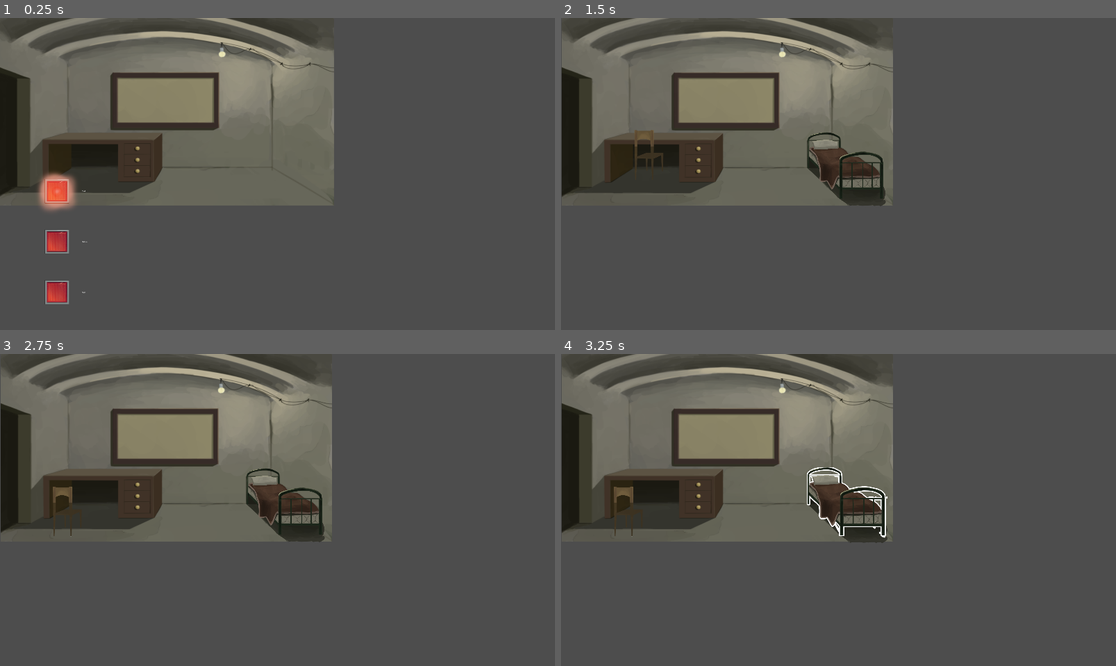
Above: before the commit, frames 1-4 (two rows, left to right).
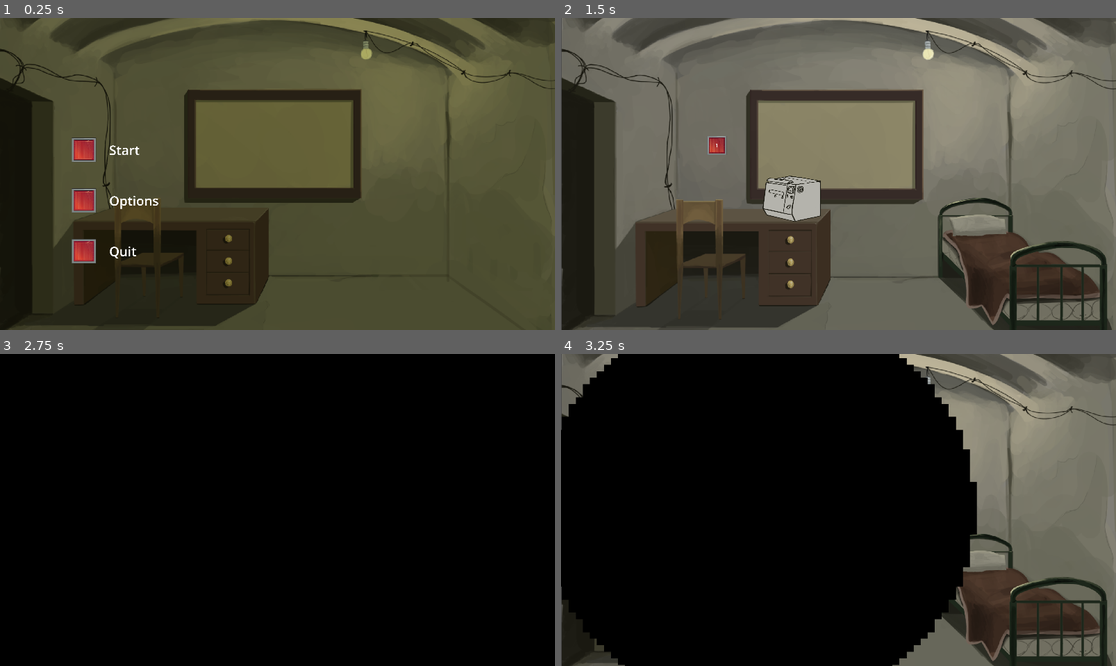
Above: after the commit, the same moments.

Repository: NiskashY/Incident
Game: Godot game, scene res://scenes/Menu/menu.tscn
Same seed, same stepped clock (60 frames per second), same inputs: the game is played once before the commit and once after it. The engine's default icon, where the game draws it, is replaced by a stand-in: a white triangle on a blue panel in a dark square.
Inputs (mouse positions are in pixels of both pictures, inside the frame that each line leads up to; where the layout moved, square brackets give the same spot in the first picture):
- Up to frame 1 (0.25 s): no input
- Up to frame 2 (1.5 s): click (644, 202) [616, 242] at 0.5 s; click (644, 149) [616, 189] at 1.25 s
- Up to frame 3 (2.75 s): click (466, 616) [88, 491] at 2 s
- Up to frame 4 (3.25 s): click (1027, 616) [849, 503] at 2.75 s

The runs differ from the first frame. In frame 1, 84% of the frame differs, in the area x 0-100%, y 0-100%; in frame 2, 77%; in frame 3, 100%; in frame 4, 96%.

Commit message:
[ADD] fax, day skipping

Diff:
--- a/project.godot
+++ b/project.godot
@@ -29,7 +29,13 @@
 "events": [Object(InputEventMouseButton,"resource_local_to_scene":false,"resource_name":"","device":-1,"window_id":0,"a …(258 unchanged characters)…
 ]
 }
+ESC={
+"deadzone": 0.5,
+"events": [Object(InputEventKey,"resource_local_to_scene":false,"resource_name":"","device":-1,"window_id":0,"alt_pressed":false,"shift_pressed":false,"ctrl_pressed":false,"meta_pressed":false,"pressed":false,"keycode":0,"physical_keycode":4194305,"key_label":0,"unicode":0,"echo":false,"script":null)
+]
+}
 
 [rendering]
 
+textures/canvas_textures/default_texture_filter=0
 renderer/rendering_method="mobile"
--- /dev/null
+++ b/scenes/Attributes/bed.gd
@@ -0,0 +1,6 @@
+extends TextureButton
+
+signal day_passed
+
+func _on_pressed():
+	emit_signal("day_passed")
--- a/scenes/Attributes/bed.tscn
+++ b/scenes/Attributes/bed.tscn
@@ -1,7 +1,8 @@
-[gd_scene load_steps=3 format=3 uid="uid://r8jege1d34jn"]
+[gd_scene load_steps=4 format=3 uid="uid://r8jege1d34jn"]
 
 [ext_resource type="Texture2D" uid="uid://fsynf6em3v8u" path="res://art/bed.png" id="1_xwbr7"]
 [ext_resource type="Texture2D" uid="uid://cajuh8e5u7g1p" path="res://art/bed-outlining.png" id="2_01m6j"]
+[ext_resource type="Script" path="res://scenes/Attributes/bed.gd" id="3_84xtk"]
 
 [node name="Bed" type="TextureButton"]
 offset_left = 364.0
@@ -11,3 +12,6 @@
 scale = Vector2(0.5, 0.5)
 texture_normal = ExtResource("1_xwbr7")
 texture_hover = ExtResource("2_01m6j")
+script = ExtResource("3_84xtk")
+
+[connection signal="pressed" from="." to="." method="_on_pressed"]
--- /dev/null
+++ b/scenes/Attributes/fax.gd
@@ -0,0 +1,41 @@
+extends Node2D
+
+var is_mouse_in_area: bool = false
+var is_fax_printing: bool = false
+
+
+func _ready():
+	$AnimatedSprite2D.play("idle")
+
+
+func _on_area_2d_mouse_entered():
+	if !is_fax_printing:
+		$AnimatedSprite2D.play("hover")
+	is_mouse_in_area = true
+
+
+func _on_area_2d_mouse_exited():
+	if !is_fax_printing:
+		$AnimatedSprite2D.play("idle")
+	is_mouse_in_area = false
+
+
+func print_documents():
+	$AnimatedSprite2D.play("printing")
+	is_fax_printing = true
+	$AnimatedSprite2D.connect("animation_finished", _on_fax_printing_animation_end)
+
+
+func _process(_delta):
+	if is_mouse_in_area && !is_fax_printing:
+		if Input.is_action_pressed("LMB"):
+			print_documents()
+			print("printing")
+
+
+
+func _on_fax_printing_animation_end():
+	is_fax_printing = false
+	$AnimatedSprite2D.disconnect("animation_finished", _on_fax_printing_animation_end)
+	if !is_mouse_in_area:
+		_on_area_2d_mouse_exited()
--- /dev/null
+++ b/scenes/Attributes/fax.tscn
@@ -0,0 +1,66 @@
+[gd_scene load_steps=6 format=3 uid="uid://cucoyyyraqa0h"]
+
+[ext_resource type="Script" path="res://scenes/Attributes/fax.gd" id="1_5vgwj"]
+[ext_resource type="Texture2D" uid="uid://dpkeywelpa2r4" path="res://art/fax.png" id="1_gyhs2"]
+[ext_resource type="Texture2D" uid="uid://bmhsrl1olvk76" path="res://art/fax-outlining.png" id="2_f7ak4"]
+
+[sub_resource type="SpriteFrames" id="SpriteFrames_8us14"]
+animations = [{
+"frames": [{
+"duration": 1.0,
+"texture": ExtResource("2_f7ak4")
+}],
+"loop": false,
+"name": &"hover",
+"speed": 5.0
+}, {
+"frames": [{
+"duration": 1.0,
+"texture": ExtResource("1_gyhs2")
+}],
+"loop": false,
+"name": &"idle",
+"speed": 5.0
+}, {
+"frames": [{
+"duration": 1.0,
+"texture": ExtResource("1_gyhs2")
+}, {
+"duration": 1.0,
+"texture": ExtResource("2_f7ak4")
+}, {
+"duration": 1.0,
+"texture": ExtResource("1_gyhs2")
+}, {
+"duration": 1.0,
+"texture": ExtResource("2_f7ak4")
+}, {
+"duration": 1.0,
+"texture": ExtResource("1_gyhs2")
+}, {
+"duration": 1.0,
+"texture": ExtResource("2_f7ak4")
+}],
+"loop": false,
+"name": &"printing",
+"speed": 5.0
+}]
+
+[sub_resource type="RectangleShape2D" id="RectangleShape2D_p7k2w"]
+size = Vector2(503, 396)
+
+[node name="Fax" type="Node2D"]
+script = ExtResource("1_5vgwj")
+
+[node name="AnimatedSprite2D" type="AnimatedSprite2D" parent="."]
+sprite_frames = SubResource("SpriteFrames_8us14")
+animation = &"printing"
+
+[node name="Area2D" type="Area2D" parent="."]
+
+[node name="CollisionShape2D" type="CollisionShape2D" parent="Area2D"]
+position = Vector2(-1.5, -2)
+shape = SubResource("RectangleShape2D_p7k2w")
+
+[connection signal="mouse_entered" from="Area2D" to="." method="_on_area_2d_mouse_entered"]
+[connection signal="mouse_exited" from="Area2D" to="." method="_on_area_2d_mouse_exited"]
--- /dev/null
+++ b/scenes/Calendar.gd
@@ -0,0 +1,15 @@
+extends Node2D
+
+signal end_of_month
+
+@onready var date_counter_label: Label = $Label
+var date_counter: int = 1
+const MAX_DATE_COUNTER: int = 31
+
+func _on_bed_day_passed():
+	date_counter += 1
+	if date_counter > MAX_DATE_COUNTER:
+		emit_signal("end_of_month")
+	date_counter_label.text = str(date_counter)
+	$"../CanvasLayer/Transitions".set_next_animation(true)
+	$"../CanvasLayer/Transitions".set_next_animation(false)
--- a/scenes/Menu/menu.gd
+++ b/scenes/Menu/menu.gd
@@ -1,7 +1,9 @@
 extends Control
 
+var is_focus_exist: bool = false
+
 func _ready():
-	$VBoxContainer/StartLayout/StartButton.grab_focus()
+	pass
 
 
 func _on_start_button_pressed():
@@ -15,3 +17,14 @@
 
 func _on_quit_button_pressed():
 	get_tree().quit()
+
+
+func _process(_delta):
+	if !is_focus_exist && (Input.is_action_pressed("ui_up") || \
+	   Input.is_action_pressed("ui_down")):
+		$VBoxContainer/StartLayout/StartButton.grab_focus()
+		is_focus_exist = true
+	elif is_focus_exist && Input.is_action_pressed("ESC"):
+		$VBoxContainer/StartLayout/StartButton.grab_focus()
+		$VBoxContainer/StartLayout/StartButton.release_focus()
+		is_focus_exist = false
--- a/scenes/Menu/menu.tscn
+++ b/scenes/Menu/menu.tscn
@@ -22,11 +22,12 @@
 script = ExtResource("1_tos7c")
 
 [node name="TextureRect" type="TextureRect" parent="."]
+modulate = Color(0.729087, 0.738641, 0.538876, 1)
 layout_mode = 0
 offset_left = -77.0
 offset_top = -26.0
-offset_right = 1080.0
-offset_bottom = 623.0
+offset_right = 1845.0
+offset_bottom = 1054.0
 texture = ExtResource("2_y5vfa")
 
 [node name="VBoxContainer" type="VBoxContainer" parent="."]
@@ -34,10 +35,10 @@
 anchors_preset = 2
 anchor_top = 1.0
 anchor_bottom = 1.0
-offset_left = 36.0
-offset_top = -594.0
-offset_right = 1463.0
-offset_bottom = 1154.0
+offset_left = 129.0
+offset_top = -736.0
+offset_right = 1556.0
+offset_bottom = 1012.0
 grow_vertical = 0
 scale = Vector2(0.3, 0.3)
 
@@ -49,6 +50,7 @@
 
 [node name="Label" type="Label" parent="VBoxContainer/StartLayout"]
 layout_mode = 2
+theme_override_font_sizes/font_size = 150
 text = "Start"
 
 [node name="OptionsLayout" type="HBoxContainer" parent="VBoxContainer"]
@@ -59,6 +61,7 @@
 
 [node name="Label" type="Label" parent="VBoxContainer/OptionsLayout"]
 layout_mode = 2
+theme_override_font_sizes/font_size = 150
 text = "Options"
 
 [node name="QuitLayout" type="HBoxContainer" parent="VBoxContainer"]
@@ -69,6 +72,7 @@
 
 [node name="Label" type="Label" parent="VBoxContainer/QuitLayout"]
 layout_mode = 2
+theme_override_font_sizes/font_size = 150
 text = "Quit"
 
 [connection signal="pressed" from="VBoxContainer/StartLayout/StartButton" to="." method="_on_start_button_pressed"]
--- /dev/null
+++ b/scenes/UI/transitions.gd
@@ -0,0 +1,12 @@
+extends Control
+
+class_name Transitioner
+
+func _ready():
+	$TextureRect.visible = false
+
+func set_next_animation(fading_out: bool):
+	if fading_out:
+		$AnimationPlayer.queue("fade_out")
+	else:
+		$AnimationPlayer.queue("fade_in")
--- /dev/null
+++ b/scenes/UI/transitions.tscn
@@ -0,0 +1,100 @@
+[gd_scene load_steps=7 format=3 uid="uid://dbdxerlb3rlht"]
+
+[ext_resource type="Script" path="res://scenes/UI/transitions.gd" id="1_yvg6n"]
+
+[sub_resource type="Gradient" id="Gradient_uf26s"]
+interpolation_mode = 1
+offsets = PackedFloat32Array(0, 0.690909, 1)
+colors = PackedColorArray(0, 0, 0, 1, 0.776471, 0.776471, 0.776471, 0, 1, 1, 1, 0)
+
+[sub_resource type="GradientTexture2D" id="GradientTexture2D_70l0u"]
+gradient = SubResource("Gradient_uf26s")
+fill = 1
+fill_from = Vector2(0.5, 0.5)
+metadata/_snap_enabled = true
+
+[sub_resource type="Animation" id="Animation_jmht6"]
+resource_name = "fade_out"
+tracks/0/type = "value"
+tracks/0/imported = false
+tracks/0/enabled = true
+tracks/0/path = NodePath("TextureRect:scale")
+tracks/0/interp = 1
+tracks/0/loop_wrap = true
+tracks/0/keys = {
+"times": PackedFloat32Array(0, 0.6),
+"transitions": PackedFloat32Array(1, 1),
+"update": 0,
+"values": [Vector2(0.1, 0.1), Vector2(50, 50)]
+}
+tracks/1/type = "value"
+tracks/1/imported = false
+tracks/1/enabled = true
+tracks/1/path = NodePath("TextureRect:visible")
+tracks/1/interp = 1
+tracks/1/loop_wrap = true
+tracks/1/keys = {
+"times": PackedFloat32Array(0),
+"transitions": PackedFloat32Array(1),
+"update": 1,
+"values": [true]
+}
+
+[sub_resource type="Animation" id="Animation_eufaw"]
+resource_name = "fade_in"
+tracks/0/type = "value"
+tracks/0/imported = false
+tracks/0/enabled = true
+tracks/0/path = NodePath("TextureRect:scale")
+tracks/0/interp = 1
+tracks/0/loop_wrap = true
+tracks/0/keys = {
+"times": PackedFloat32Array(0, 0.6),
+"transitions": PackedFloat32Array(1, 1),
+"update": 0,
+"values": [Vector2(25, 25), Vector2(0.1, 0.1)]
+}
+tracks/1/type = "value"
+tracks/1/imported = false
+tracks/1/enabled = true
+tracks/1/path = NodePath("TextureRect:visible")
+tracks/1/interp = 1
+tracks/1/loop_wrap = true
+tracks/1/keys = {
+"times": PackedFloat32Array(0, 0.6),
+"transitions": PackedFloat32Array(1, 1),
+"update": 1,
+"values": [true, false]
+}
+
+[sub_resource type="AnimationLibrary" id="AnimationLibrary_h8u7w"]
+_data = {
+"fade_in": SubResource("Animation_eufaw"),
+"fade_out": SubResource("Animation_jmht6")
+}
+
+[node name="Transitions" type="Control"]
+layout_mode = 3
+anchors_preset = 15
+anchor_right = 1.0
+anchor_bottom = 1.0
+offset_right = -1533.0
+offset_bottom = -849.0
+grow_horizontal = 2
+grow_vertical = 2
+script = ExtResource("1_yvg6n")
+
+[node name="TextureRect" type="TextureRect" parent="."]
+layout_mode = 0
+offset_left = -33.0
+offset_top = -33.0
+offset_right = 50.0
+offset_bottom = 44.0
+scale = Vector2(37.2662, 37.2662)
+pivot_offset = Vector2(32, 32)
+texture = SubResource("GradientTexture2D_70l0u")
+
+[node name="AnimationPlayer" type="AnimationPlayer" parent="."]
+libraries = {
+"": SubResource("AnimationLibrary_h8u7w")
+}
--- a/scenes/main_scene.gd
+++ b/scenes/main_scene.gd
@@ -2,8 +2,13 @@
 
 var is_mouse_in_change_scene_area: bool = false
 
+# --------------------MAIN FUNCTIONS----------------
+func _process(_delta):
+	if is_mouse_in_change_scene_area:
+		if Input.is_action_pressed("LMB"):
+			get_tree().quit()
 
-# ------------SIGNALS---------------
+# --------------------SIGNALS------------------------
 func _on_area_change_scene_mouse_entered():
 	is_mouse_in_change_scene_area = true
 
@@ -11,7 +16,6 @@
 func _on_area_change_scene_mouse_exited():
 	is_mouse_in_change_scene_area = false
 
-func _process(_delta):
-	if is_mouse_in_change_scene_area:
-		if Input.is_action_pressed("LMB"):
-			get_tree().quit()
+
+func _on_calendar_end_of_month():
+	get_tree().quit()
--- a/scenes/main_scene.tscn
+++ b/scenes/main_scene.tscn
@@ -1,41 +1,71 @@
-[gd_scene load_steps=6 format=3 uid="uid://cv6ovqw6vjaff"]
+[gd_scene load_steps=9 format=3 uid="uid://cv6ovqw6vjaff"]
 
 [ext_resource type="Script" path="res://scenes/main_scene.gd" id="1_7if0o"]
 [ext_resource type="Texture2D" uid="uid://506axnpkyp41" path="res://art/main-room.png" id="1_wxxrf"]
-[ext_resource type="PackedScene" uid="uid://cvj8iwng8uk5e" path="res://scenes/Attributes/chair.tscn" id="2_xtefi"]
+[ext_resource type="Script" path="res://scenes/Calendar.gd" id="4_625wo"]
 [ext_resource type="PackedScene" uid="uid://r8jege1d34jn" path="res://scenes/Attributes/bed.tscn" id="4_cj0fa"]
+[ext_resource type="PackedScene" uid="uid://cucoyyyraqa0h" path="res://scenes/Attributes/fax.tscn" id="4_of3w6"]
+[ext_resource type="Texture2D" uid="uid://bsal1t3tw6j7l" path="res://art/button-dark.png" id="4_y40k5"]
+[ext_resource type="PackedScene" uid="uid://dbdxerlb3rlht" path="res://scenes/UI/transitions.tscn" id="6_20uwh"]
 
 [sub_resource type="RectangleShape2D" id="RectangleShape2D_pu2xy"]
-size = Vector2(109, 422)
+size = Vector2(138, 761)
 
 [node name="MainRoom" type="Node2D"]
 script = ExtResource("1_7if0o")
 metadata/_edit_horizontal_guides_ = []
 
 [node name="TextureRect" type="TextureRect" parent="."]
+texture_filter = 1
 offset_left = 2.0
-offset_right = 1149.0
-offset_bottom = 650.0
+offset_right = 1166.0
+offset_bottom = 658.0
+scale = Vector2(1.65, 1.65)
 texture = ExtResource("1_wxxrf")
 
-[node name="Chair" parent="." instance=ExtResource("2_xtefi")]
-offset_left = 243.0
-offset_top = 388.0
-offset_right = 638.0
-offset_bottom = 968.0
-
 [node name="Bed" parent="." instance=ExtResource("4_cj0fa")]
-offset_left = 851.0
-offset_top = 393.0
-offset_right = 1466.0
-offset_bottom = 973.0
-scale = Vector2(0.45, 0.45)
+offset_left = 1303.0
+offset_top = 617.0
+offset_right = 1918.0
+offset_bottom = 1197.0
+scale = Vector2(1, 1)
 
 [node name="AreaChangeScene" type="Area2D" parent="."]
 
 [node name="CollisionShape2D" type="CollisionShape2D" parent="AreaChangeScene"]
-position = Vector2(51.5, 407)
+position = Vector2(66, 665.5)
 shape = SubResource("RectangleShape2D_pu2xy")
 
+[node name="Calendar" type="Node2D" parent="."]
+script = ExtResource("4_625wo")
+
+[node name="Sprite2D" type="Sprite2D" parent="Calendar"]
+position = Vector2(539, 441)
+scale = Vector2(0.237826, 0.23362)
+texture = ExtResource("4_y40k5")
+
+[node name="Label" type="Label" parent="Calendar"]
+offset_left = 507.0
+offset_top = 409.0
+offset_right = 572.0
+offset_bottom = 473.0
+text = "1"
+horizontal_alignment = 1
+vertical_alignment = 1
+
+[node name="Fax" parent="." instance=ExtResource("4_of3w6")]
+position = Vector2(800, 627)
+scale = Vector2(0.4, 0.4)
+
+[node name="CanvasLayer" type="CanvasLayer" parent="."]
+
+[node name="Transitions" parent="CanvasLayer" instance=ExtResource("6_20uwh")]
+offset_left = 507.0
+offset_top = 413.0
+offset_right = -1349.0
+offset_bottom = -608.0
+
+[connection signal="day_passed" from="Bed" to="Calendar" method="_on_bed_day_passed"]
 [connection signal="mouse_entered" from="AreaChangeScene" to="." method="_on_area_change_scene_mouse_entered"]
 [connection signal="mouse_exited" from="AreaChangeScene" to="." method="_on_area_change_scene_mouse_exited"]
+[connection signal="end_of_month" from="Calendar" to="." method="_on_calendar_end_of_month"]
Binary file added: art/fax-outlining.png
Not shown, added: art/fax-outlining.png.import
Binary file added: art/fax.png
Not shown, added: art/fax.png.import
Binary file changed: art/main-room.png
